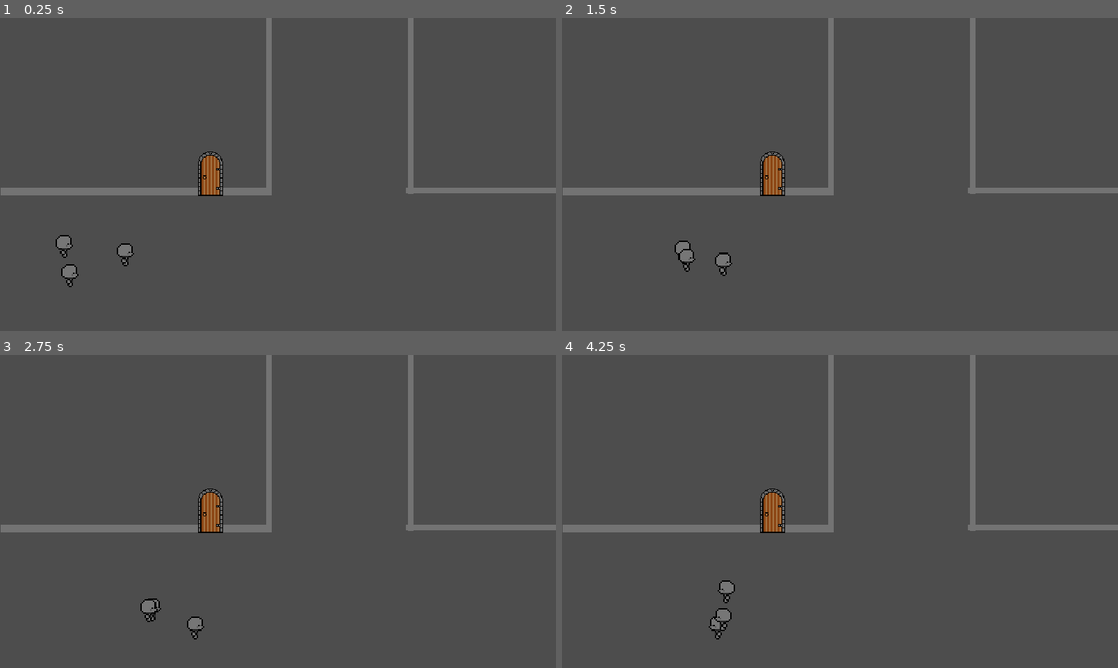
Above: before the commit, frames 1-4 (two rows, left to right).
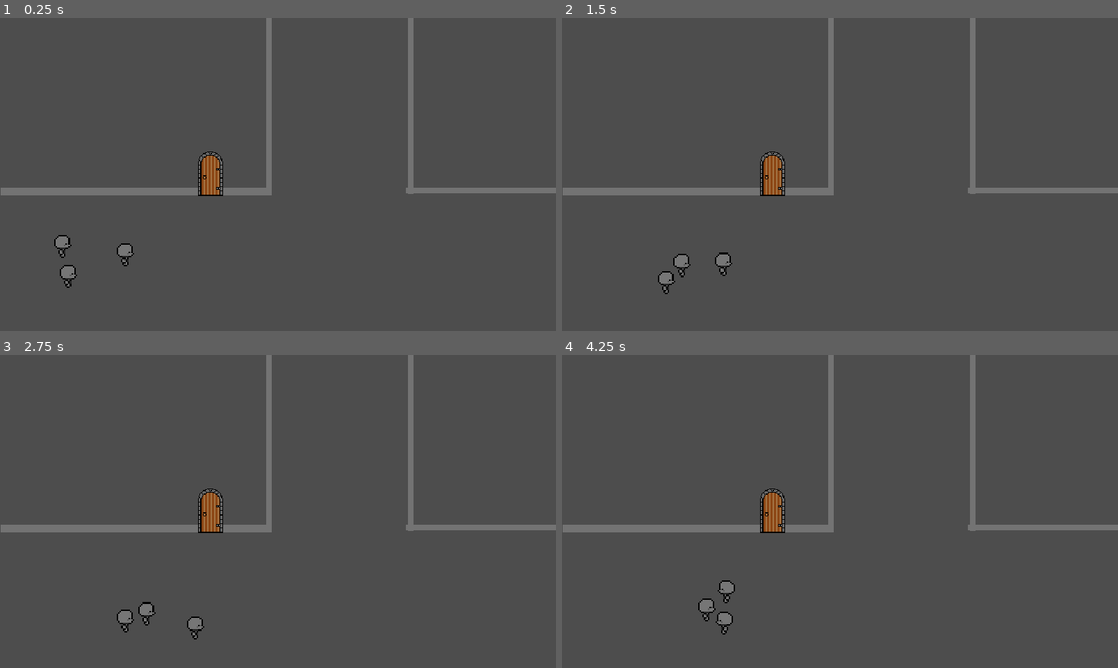
Above: after the commit, the same moments.

Repository: DubiousDuck/Manny-Takes-on-Upper-Management
Game: Godot game, scene res://overworld/sample_overworld.tscn
The game is run twice, just before and just after one commit, with the same random seed, the same clock (stepped at 60 frames per second) and the same inputs.
Inputs (mouse positions are in pixels of both pictures, inside the frame that each line leads up to):
- Up to frame 1 (0.25 s): no input
- Up to frame 2 (1.5 s): tap Enter (ui_accept) at 0.5, 0.77 s; move the mouse to (962, 158) at 0.52 s; hold Right (ui_right) 0.53-1.28 s; click (962, 158) at 0.6 s; move the mouse to (728, 190) at 1.27 s; hold Down (ui_down) from 1.28 s (still down); click (728, 190) at 1.35 s
- Up to frame 3 (2.75 s): tap Enter (ui_accept) at 1.52 s; move the mouse to (333, 442) at 2.02 s; release Down (ui_down) at 2.03 s; hold Right (ui_right) from 2.03 s (still down); click (333, 442) at 2.1 s
- Up to frame 4 (4.25 s): move the mouse to (812, 574) at 2.77 s; release Right (ui_right) at 2.78 s; hold Up (ui_up) 2.78-3.53 s; click (812, 574) at 2.85 s; tap Enter (ui_accept) at 3.02, 3.77 s; move the mouse to (1006, 558) at 3.52 s; hold Left (ui_left) from 3.53 s (still down); click (1006, 558) at 3.6 s

The runs differ from the first frame. In frame 1, 0.2% of the frame differs, in the area x 9-15%, y 69-87%; in frame 2, 0.4%, in the area x 17-24%, y 71-89%; in frame 3, 0.3%; in frame 4, 0.4%.

Commit message:
fixed followers maybe

Diff:
--- a/overworld/Follower.tscn
+++ b/overworld/Follower.tscn
@@ -10,6 +10,7 @@
 
 [node name="Follower" type="CharacterBody2D"]
 collision_layer = 2
+collision_mask = 2
 script = ExtResource("1_n8ld1")
 
 [node name="CollisionShape2D" type="CollisionShape2D" parent="."]
@@ -17,6 +18,7 @@
 shape = SubResource("CapsuleShape2D_7mksb")
 
 [node name="Sprite2D" type="Sprite2D" parent="."]
+position = Vector2(1.19209e-06, 2.6226e-06)
 scale = Vector2(3, 3)
 texture = ExtResource("2_ookn7")
 hframes = 4
--- a/overworld/follower.gd
+++ b/overworld/follower.gd
@@ -6,13 +6,14 @@
 const FOLLOW_D = 90
 const DISPERSE_D = 60
 
-const SPEED = 95
+const SPEED = 80
 const SCALE := 3
-const TURN_COOLDOWN = 0.20  # seconds between allowed between steps
+const TURN_COOLDOWN = 0.15  # seconds between allowed between steps
 
 var dir = Vector2.RIGHT
 var turn_timer = 0.0
 var turning = false
+var lastpos = Vector2(0,0)
 
 func _physics_process(delta):
 	# Decrease the cooldown timer.
@@ -33,9 +34,9 @@
 				velocity = -velocity
 
 			var last_dir = dir
-			if velocity.x > 0:
+			if velocity.x > sqrt(2) / 2 + 1e-2:
 				dir = Vector2.RIGHT
-			elif velocity.x < 0:
+			elif velocity.x < -sqrt(2) / 2 + 1e-2:
 				dir = Vector2.LEFT
 
 			# Only update direction if it has changed and the cooldown timer has expired.
@@ -61,12 +62,15 @@
 		turn_timer = TURN_COOLDOWN
 
 	move_and_slide()
-	anim_handler()
+	anim_handler(delta)
+	lastpos = position
 
-func anim_handler():
-	if abs(velocity.y) > SPEED * sqrt(2) / 2 + 1e-2:
+
+func anim_handler(delta):
+	var idle = (lastpos-position).length() < SPEED*delta*0.1
+	if abs(velocity.y) > SPEED * sqrt(2) / 2 + 1e-2 and not idle:
 		$AnimationPlayer.play("unit_anim/front_walk")
-	elif velocity != Vector2.ZERO:
+	elif velocity != Vector2.ZERO and not idle:
 		$AnimationPlayer.play("unit_anim/side_walk")
 	else:
 		$AnimationPlayer.play("unit_anim/front_idle")
